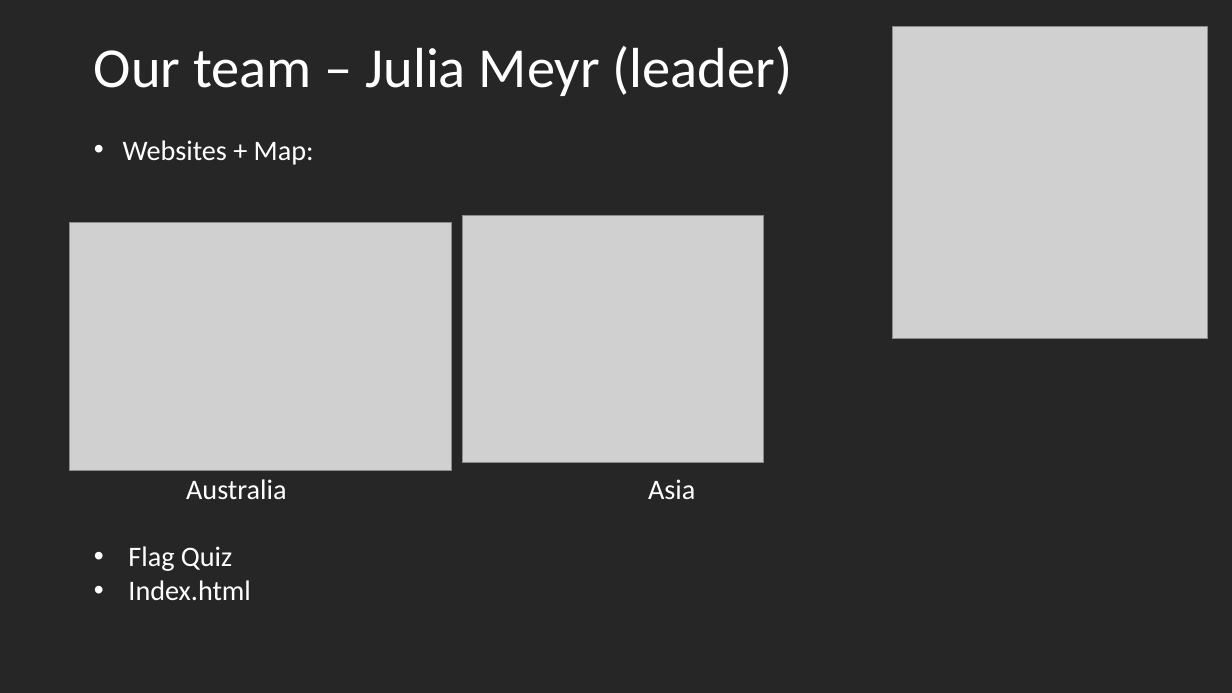
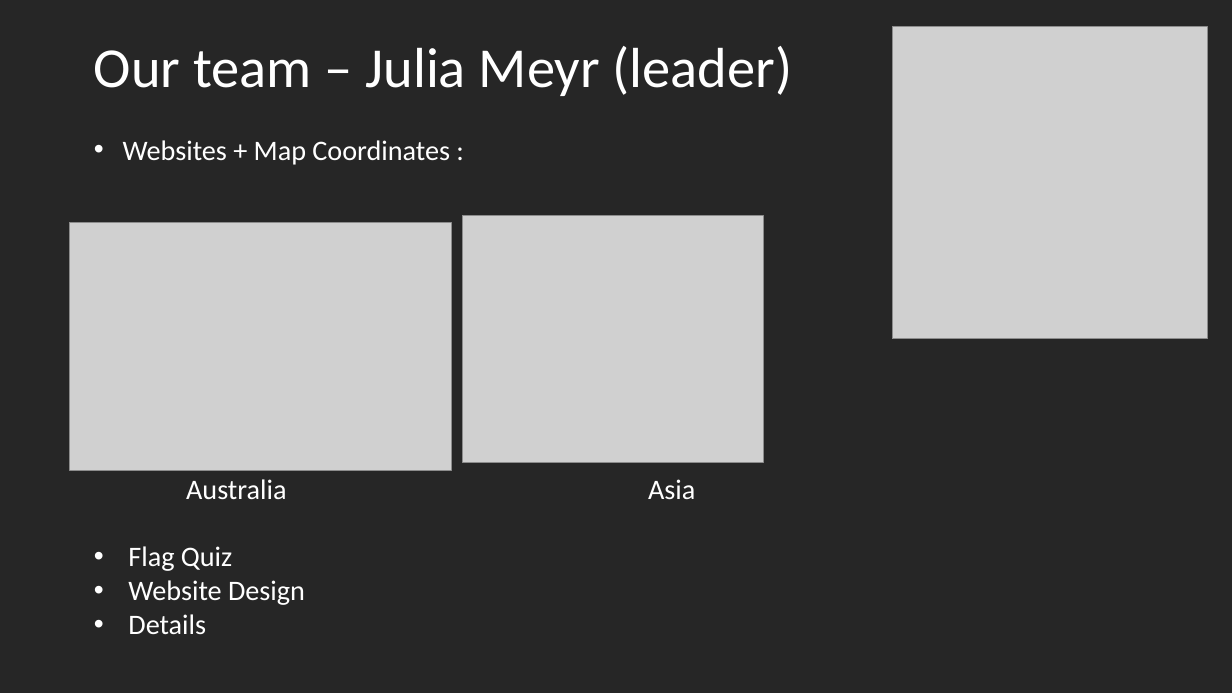
Before and after one commit to WMC-AHIF-2021/WorldTour, a slide deck: slide 4 of WorldTour.pptx. Drawn at 1232x693 pixels with LibreOffice and Linux fonts; fonts in the diff are those of the drawing; grey boxes stand for pictures. Boxes give left, top, right and bottom in pixels: in the first picture for what was removed or moved away, otherwise in the second. Text is boxed around its words. In the diff, an @@ line names an element or a change of style, - is before the commit and + after.

```diff
--- a/WorldTour.pptx
+++ b/WorldTour.pptx
@@ text at box(123, 140, 450, 165): text changed @@
-• Websites + Map:
+• Websites + Map Coordinates :
@@ text at box(128, 580, 305, 634): text changed @@
-• Index.html
+• Website Design
+• Details
```
Also in this commit, not shown: 3 other slides changed.
